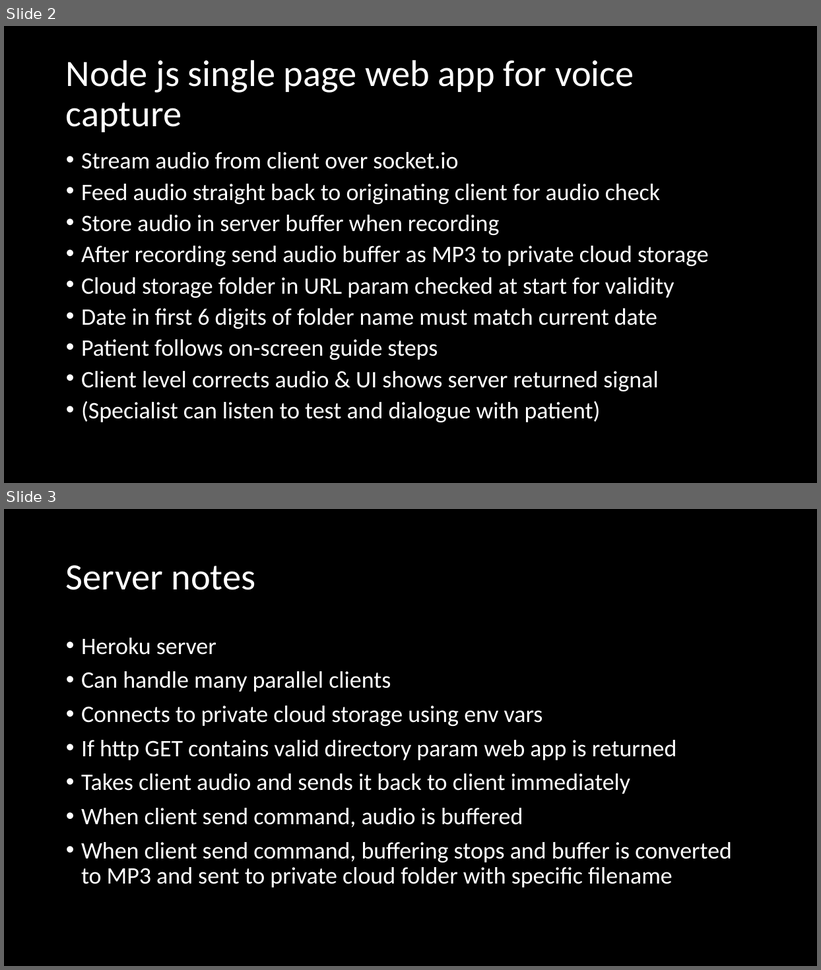
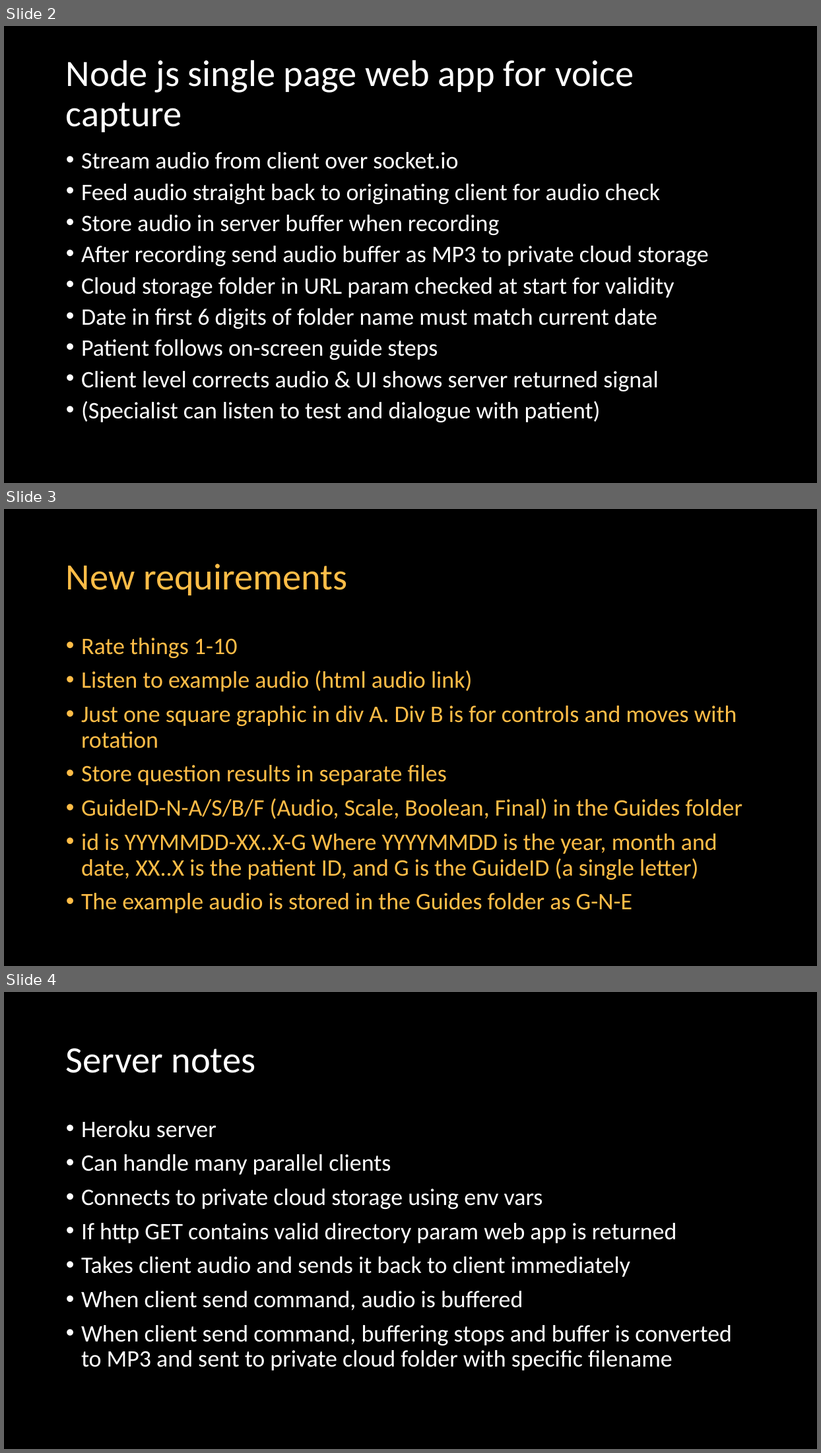
Before and after one commit to sweatysock/jock, a slide deck: design notes.pptx. Shown one above the other, each under a label of ours: slides 2 and 3 before the commit, slides 2, 3 and 4 after it. The pictures are 821x970 and 821x1453 pixels, drawn with LibreOffice and Linux fonts; fonts in the diff are those of the drawing. Boxes give left, top, right and bottom in pixels: in the first picture for what was removed or moved away, otherwise in the second. Text is boxed around its words. In the diff, an @@ line names an element or a change of style, - is before the commit and + after.

```diff
--- a/design notes.pptx
+++ b/design notes.pptx
@@ slide 3 added at (x1=4, y1=509, x2=817, y2=966), background #000000 @@
@@ title added at (x1=66, y1=564, x2=348, y2=595), 44 pt, text #FFBD47 @@
+New requirements
@@ text added at (x1=81, y1=638, x2=743, y2=914), 28 pt, text #FFBD47 @@
+• Rate things 1-10
+• Listen to example audio (html audio link)
+• Just one square graphic in div A. Div B is for controls and moves with rotation
+• Store question results in separate files
+• GuideID-N-A/S/B/F (Audio, Scale, Boolean, Final) in the Guides folder
+• id is YYYMMDD-XX..X-G Where YYYYMMDD is the year, month and date, XX..X is the patient ID, and G is the GuideID (a single letter)
+• The example audio is stored in the Guides folder as G-N-E
@@ what was slide 3 is now slide 4 @@
```
Also in this commit, not shown: 7 slides changed, 9 other slides added, 21 other files.
